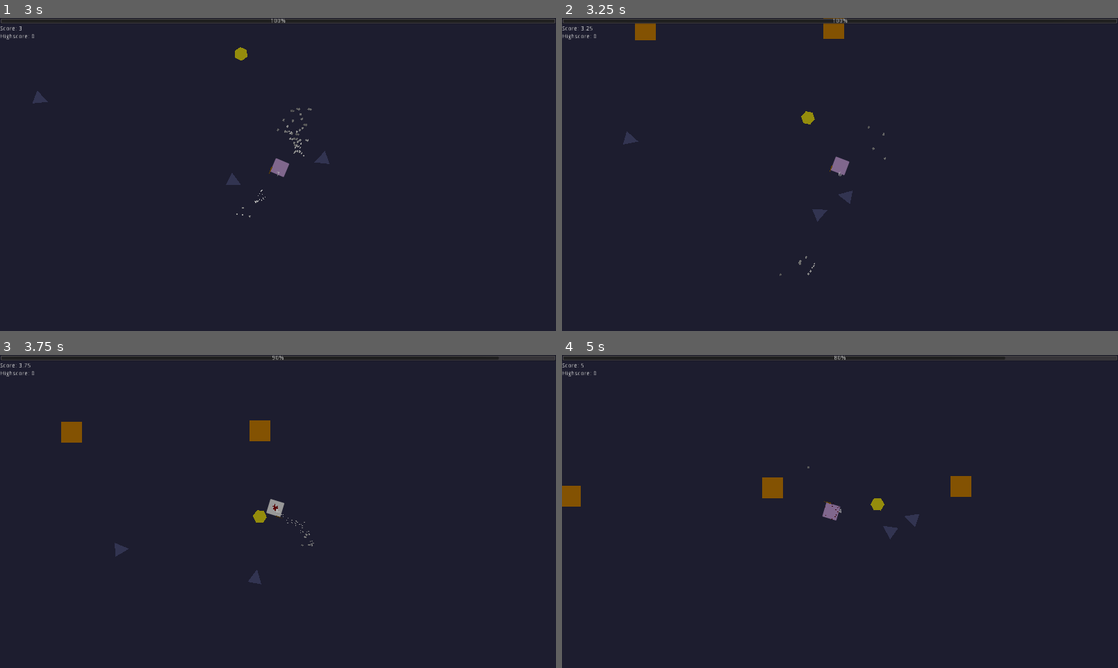
Above: before the commit, frames 1-4 (two rows, left to right).
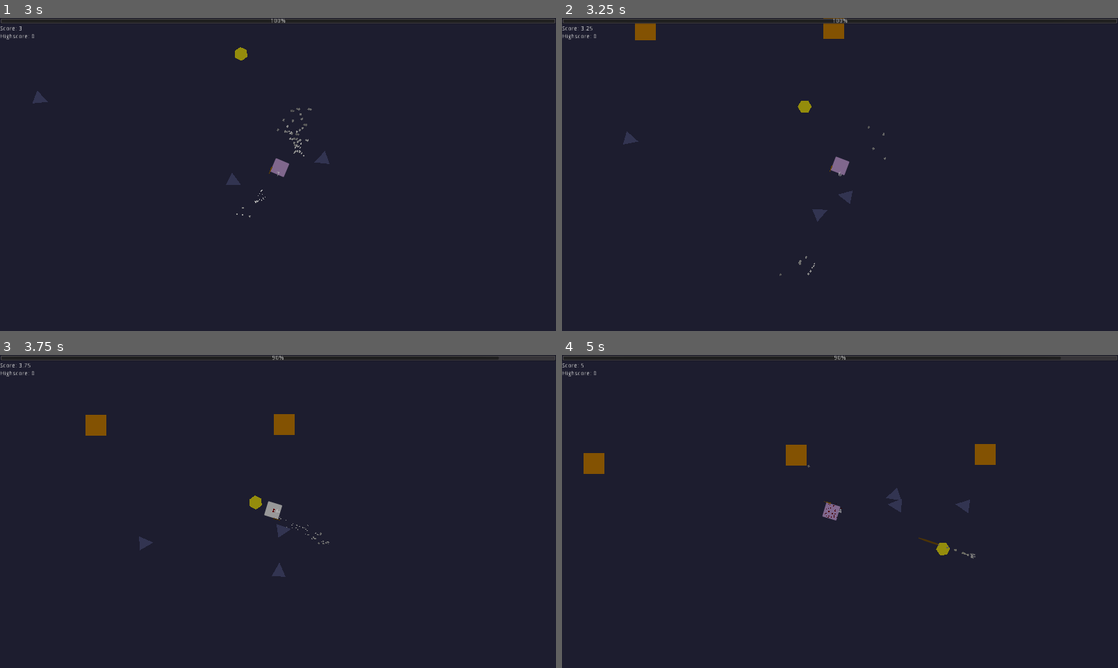
Above: after the commit, the same moments.

Repository: thx4nothing/LD51
Game: Godot game, scene res://core/Game.tscn
Two runs of this game, one before a commit and one after it. Both use one fixed random seed, a clock stepped at 60 frames per second and the inputs below.
Inputs (mouse positions are in pixels of both pictures, inside the frame that each line leads up to):
- Up to frame 1 (3 s): tap Enter at 0.5 s; move the mouse to (400, 158) at 0.52 s; press the mouse at (400, 158) at 0.53 s; hold D (move_right) 0.53-1.28 s; move the mouse to (166, 190) at 1.27 s; release the mouse at (166, 190) at 1.28 s; hold S (move_down) 1.28-2.03 s; right-click (166, 190) at 1.35 s; click (166, 190) at 1.55 s; move the mouse to (333, 105) at 2.02 s; press the mouse at (333, 105) at 2.03 s; hold D (move_right) 2.03-2.78 s; move the mouse to (250, 237) at 2.77 s; release the mouse at (250, 237) at 2.78 s; hold W (move_up) from 2.78 s (still down); click (250, 237) at 2.85 s
- Up to frame 2 (3.25 s): keep holding W (move_up)
- Up to frame 3 (3.75 s): move the mouse to (444, 558) at 3.52 s; release W (move_up) at 3.53 s; press the mouse at (444, 558) at 3.53 s; hold A (move_left) from 3.53 s (still down); right-click (444, 558) at 3.6 s
- Up to frame 4 (5 s): keep holding A (move_left); move the mouse to (673, 464) at 4.27 s; release the mouse at (673, 464) at 4.28 s; click (673, 464) at 4.35 s

Frame 1 is identical in both runs. In frame 2, 0.1% of the frame differs, in the area x 42-46%, y 26-34%; in frame 3, 1.6%; in frame 4, 2.0%, in the area x 0-90%, y 0-66%.

Commit message:
added different skeleton behaviour, added arrows

Diff:
--- /dev/null
+++ b/characters/enemies/Arrow.tscn
@@ -0,0 +1,58 @@
+[gd_scene load_steps=5 format=2]
+
+[ext_resource path="res://characters/enemies/arrow.gd" type="Script" id=1]
+
+[sub_resource type="Gradient" id=3]
+colors = PoolColorArray( 0.59375, 0.588966, 0.517212, 1, 0.980392, 0.980392, 0.976471, 0 )
+
+[sub_resource type="GradientTexture" id=2]
+gradient = SubResource( 3 )
+
+[sub_resource type="ParticlesMaterial" id=4]
+lifetime_randomness = 0.36
+trail_divisor = 4
+emission_shape = 2
+emission_box_extents = Vector3( 1, 1, 1 )
+flag_disable_z = true
+direction = Vector3( -1, 0, 0 )
+spread = 7.64
+gravity = Vector3( 0, 0, 0 )
+initial_velocity = 197.82
+initial_velocity_random = 0.4
+orbit_velocity = 0.0
+orbit_velocity_random = 0.0
+scale = 3.95
+scale_random = 0.69
+color_ramp = SubResource( 2 )
+
+[node name="Arrow" type="RigidBody2D"]
+collision_layer = 0
+contacts_reported = 2
+contact_monitor = true
+can_sleep = false
+script = ExtResource( 1 )
+
+[node name="Body" type="Polygon2D" parent="."]
+scale = Vector2( 4.09942, 0.151334 )
+color = Color( 0.466667, 0.301961, 0.0196078, 1 )
+antialiased = true
+polygon = PoolVector2Array( -2, -8, 2, -8, 5.85449, 0, 5.85449, 0, 2, 8, -2, 8, -5.85449, 6.60792, -5.85449, -6.60792 )
+
+[node name="CollisionPolygon2D" type="CollisionPolygon2D" parent="."]
+scale = Vector2( 4.09942, 0.151334 )
+polygon = PoolVector2Array( -2, -8, 2, -8, 5.85449, 0, 5.85449, 0, 2, 8, -2, 8, -5.85449, 6.60792, -5.85449, -6.60792 )
+
+[node name="WindParticles" type="Particles2D" parent="."]
+position = Vector2( -25, 0 )
+amount = 100
+lifetime = 0.3
+preprocess = 1.0
+visibility_rect = Rect2( -250, -250, 500, 500 )
+local_coords = false
+process_material = SubResource( 4 )
+
+[node name="LifeTimer" type="Timer" parent="."]
+one_shot = true
+
+[connection signal="body_entered" from="." to="." method="_on_Arrow_body_entered"]
+[connection signal="timeout" from="LifeTimer" to="." method="_on_LifeTimer_timeout"]
--- a/characters/enemies/Skeleton.tscn
+++ b/characters/enemies/Skeleton.tscn
@@ -1,10 +1,15 @@
-[gd_scene load_steps=3 format=2]
+[gd_scene load_steps=4 format=2]
 
 [ext_resource path="res://characters/enemies/BaseEnemy.tscn" type="PackedScene" id=1]
 [ext_resource path="res://characters/enemies/skeleton.gd" type="Script" id=2]
 
+[sub_resource type="CircleShape2D" id=1]
+radius = 300.0
+
 [node name="Skeleton" instance=ExtResource( 1 )]
 script = ExtResource( 2 )
+shooting_range = 200.0
+shoot_cooldown = 1.0
 
 [node name="Body" parent="." index="0"]
 position = Vector2( -1, 0 )
@@ -13,3 +18,16 @@
 
 [node name="CollisionBody" parent="." index="1"]
 polygon = PoolVector2Array( -8, -14, 8, -14, 16, 0, 8, 14, -8, 14, -16, 0 )
+
+[node name="ShootingArea" type="Area2D" parent="." index="7"]
+collision_layer = 0
+monitorable = false
+
+[node name="CollisionShape2D" type="CollisionShape2D" parent="ShootingArea" index="0"]
+shape = SubResource( 1 )
+
+[node name="ShootTimer" type="Timer" parent="." index="8"]
+
+[connection signal="body_entered" from="ShootingArea" to="." method="_on_ShootingArea_body_entered"]
+[connection signal="body_exited" from="ShootingArea" to="." method="_on_ShootingArea_body_exited"]
+[connection signal="timeout" from="ShootTimer" to="." method="_on_ShootTimer_timeout"]
--- /dev/null
+++ b/characters/enemies/arrow.gd
@@ -0,0 +1,14 @@
+extends RigidBody2D
+class_name Arrow
+
+export (float) var damage: float = 10
+
+func _on_LifeTimer_timeout() -> void:
+	queue_free()
+
+
+func _on_Arrow_body_entered(body: Node) -> void:
+	var player = body as Player
+	if player:
+		player.hurt(damage, self)
+		queue_free()
--- a/characters/enemies/enemy.gd
+++ b/characters/enemies/enemy.gd
@@ -96,9 +96,11 @@
 			speed /= _shrinking_speed
 
 func _physics_process(delta: float) -> void:
-	if current_health > 0:
-		if navigation_agent_2d.is_navigation_finished():
-			return
+	if navigation_agent_2d.get_final_location().distance_to(global_position) < navigation_agent_2d.target_desired_distance:
+		var _rotation = get_angle_to(player.global_position)
+		body.rotation = _rotation
+		collision_body.rotation = _rotation
+	elif current_health > 0:
 		var direction := global_position.direction_to(navigation_agent_2d.get_next_location())
 		var desired_velocity := direction * speed
 		var steering := (desired_velocity - velocity) * delta * 4.0
--- a/characters/enemies/skeleton.gd
+++ b/characters/enemies/skeleton.gd
@@ -1,2 +1,29 @@
 extends Enemy
 class_name SkeletonE
+
+onready var shoot_timer: Timer = $ShootTimer
+
+onready var arrow_res: PackedScene = preload("res://characters/enemies/Arrow.tscn") as PackedScene
+
+export (float) var shooting_range: float = 200.0
+export (float) var shoot_cooldown: float = 1.0
+
+func _ready() -> void:
+	navigation_agent_2d.target_desired_distance = shooting_range
+
+func _on_ShootingArea_body_entered(body: Node) -> void:
+	if body is Player:
+		shoot_timer.start(shoot_cooldown)
+
+func _on_ShootingArea_body_exited(body: Node) -> void:
+	shoot_timer.stop()
+
+func _on_ShootTimer_timeout() -> void:
+	if not player: return
+	var arrow := arrow_res.instance() as Arrow
+	var angle: float = player.global_position.angle_to_point(global_position)
+	arrow.rotation = angle
+	arrow.global_position = global_position
+	var direction: = Vector2(cos(angle), sin(angle))
+	arrow.apply_central_impulse(direction * 1000)
+	get_parent().add_child(arrow)
--- a/project.godot
+++ b/project.godot
@@ -9,6 +9,11 @@
 config_version=4
 
 _global_script_classes=[ {
+"base": "RigidBody2D",
+"class": "Arrow",
+"language": "GDScript",
+"path": "res://characters/enemies/arrow.gd"
+}, {
 "base": "Enemy",
 "class": "Bat",
 "language": "GDScript",
@@ -75,6 +80,7 @@
 "path": "res://characters/player/states/base_state.gd"
 } ]
 _global_script_class_icons={
+"Arrow": "",
 "Bat": "",
 "Crate": "",
 "Enemy": "",
Not shown: 2 places in characters/player/FireBall.tscn that only renumber resources
